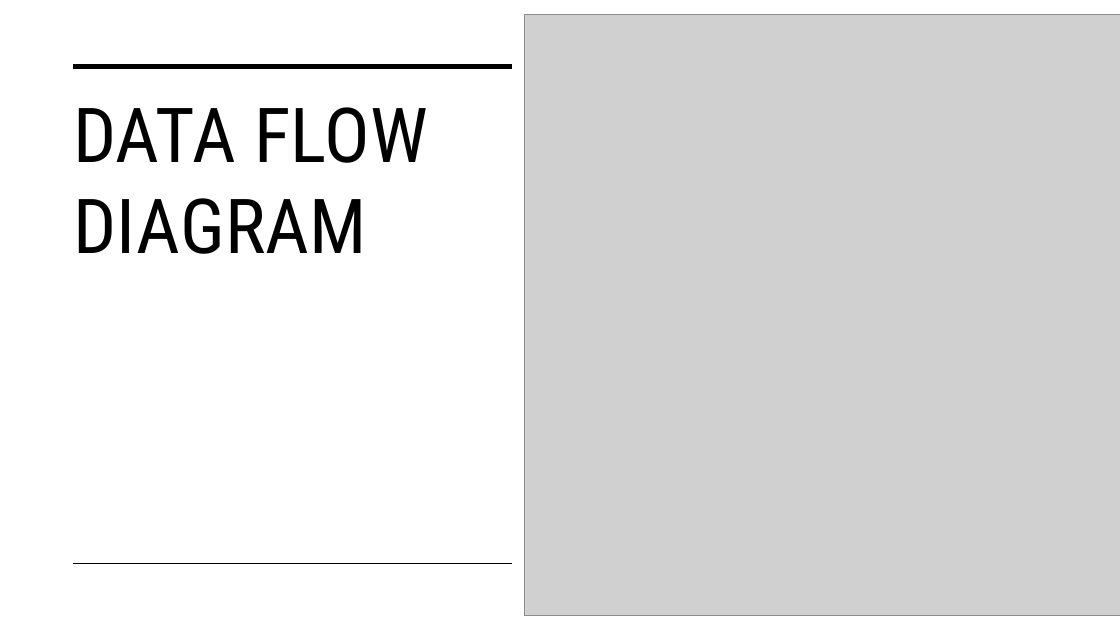
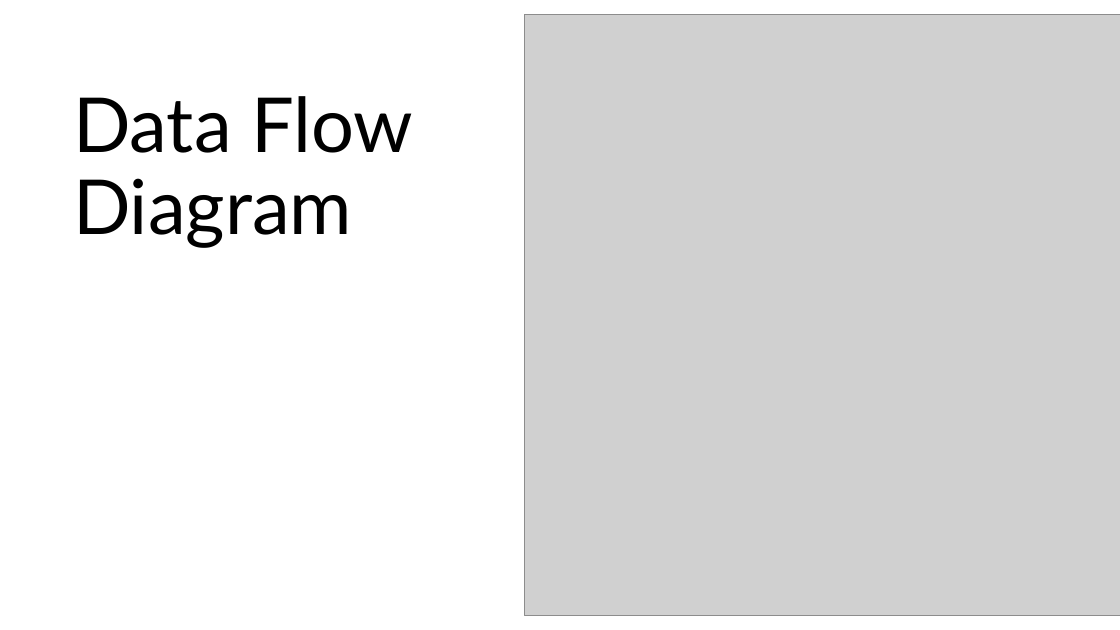
Before and after one commit to MrArthor/Forecasting-Electrical-Energy-Consumption, a slide deck: slide 4 of Report/Forecasting Electrical Energy Consumption- End Presentation.pptx. Drawn at 1120x630 pixels with LibreOffice and Linux fonts; fonts in the diff are those of the drawing; grey boxes stand for pictures. Boxes give left, top, right and bottom in pixels: in the first picture for what was removed or moved away, otherwise in the second. Text is boxed around its words. In the diff, an @@ line names an element or a change of style, - is before the commit and + after.

```diff
--- a/Report/Forecasting Electrical Energy Consumption- End Presentation.pptx
+++ b/Report/Forecasting Electrical Energy Consumption- End Presentation.pptx
@@ line removed from (74, 66) to (512, 66) @@
@@ title at <box>73,96,413,247</box>: text changed; font Roboto Condensed to Lato @@
-DATA FLOW DIAGRAM
+Data Flow Diagram
@@ line removed from (74, 564) to (512, 564) @@
```
Also in this commit, not shown: 13 other slides changed, 1 slide added, 4 other files.
